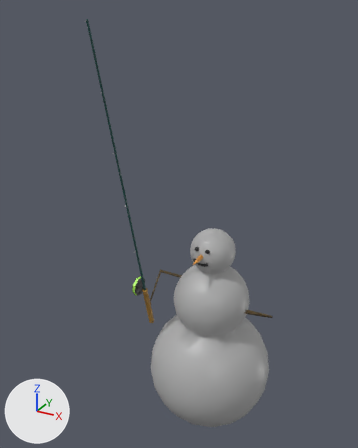
Before and after pictures for a commit that changed the glTF model public/models/fisherman.glb.
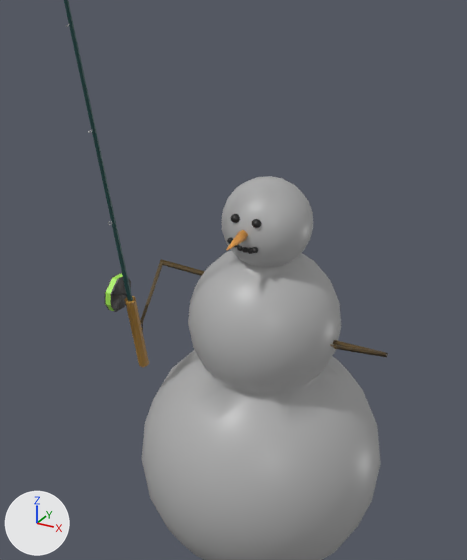
Each version appears first whole from a 50 mm camera at (2.81, -6.19, 6.56) aimed at (-0.42, -0.31, 3.62), and next in a close-up on the part from 22% to 87% of the width and 31% to 94% of the height. The axes (+X, +Y, +Z) are drawn at lower left. The lights are the same throughout. Where no turn or scale is listed for an object, it has been applied to the vertices.

The scene before the commit, as lines of its bpy script (objects in view):
```python
me_cube_002 = bpy.data.meshes.new('Cube.002')
me_cube_002.from_pydata(...)  # 481 vertices, 974 faces; spans x 0.0..6.0, y -21.0..242.0, z -49.0..60.0
# faces by material slot: [76, 56, 226, 16, 250, 350]
me_cube_002.materials.append(mat_stick_right_mat)  # brown #513f17
me_cube_002.materials.append(mat_cork_mat_001)  # brown #a27831
me_cube_002.materials.append(mat_reel_mat_001)  # black #353535
me_cube_002.materials.append(mat_string_mat_001)  # green #a4e755
me_cube_002.materials.append(mat_rod_mat_001)  # dark cyan #1d4b49
me_cube_002.materials.append(mat_loops_mat_001)  # grey #a3a3a3
me_icosphere = bpy.data.meshes.new('Icosphere')
me_icosphere.from_pydata(...)  # 522 vertices, 1040 faces; spans x -1.0..1.0, y -1.0..1.0, z 0.0..3.49
me_icosphere.materials.append(mat_snow_mat)  # grey #afafaf
ob_arm_right = bpy.data.objects.new('arm_right', me_cube_002)
ob_arm_right.parent = ob_snowman
ob_arm_right.location = (-0.454, 0.196, 2.413)
ob_arm_right.rotation_euler = (0.945, -0.186, -2.855)  # degrees (54, -11, -164)
ob_arm_right.scale = (0.279, 0.0164, 0.0164)
ob_snowman = bpy.data.objects.new('snowman', me_icosphere)
ob_snowman.location = (0.0, 0.0, 0.0)
```
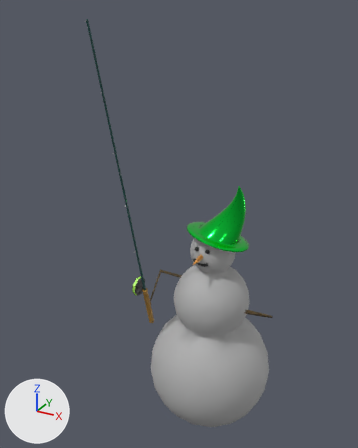
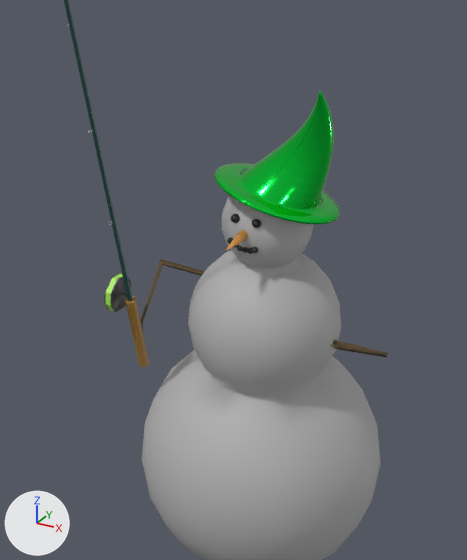
Commit message: add wizard hat

Pixel boxes [x1, y1, x2, y2] of what changed, in the close-ups (467 x 560 px):
'wizard_hat', added (green): after [214, 91, 340, 224]
    faces in mat_hat_mat (green #17e848): [214, 91, 340, 224]

Diff of the bpy script that builds the scene:
```diff
--- a/public/models/fisherman.glb.py
+++ b/public/models/fisherman.glb.py
@@ mat_hat_symbol_mat @@
+mat_hat_symbol_mat = principled_material('hat_symbol_mat')
+mat_hat_symbol_mat.base_color = (0.588, 0.0402, 0.801)  # purple #ca38e7
+mat_hat_symbol_mat.metallic = 1.0
+mat_hat_symbol_mat.roughness = 0.111
@@ mat_hat_mat @@
+mat_hat_mat = principled_material('hat_mat')
+mat_hat_mat.base_color = (0.00884, 0.805, 0.0651)  # green #17e848
+mat_hat_mat.metallic = 1.0
+mat_hat_mat.roughness = 0.113
@@ me_cone_001 @@
+me_cone_001.from_pydata(...)  # 2370 vertices, 4736 faces; spans x -0.483..0.478, y -0.486..0.483, z -0.146..0.88
+# faces by material slot: [4718, 18]
+me_cone_001.materials.append(mat_hat_mat)  # green #17e848
+me_cone_001.materials.append(mat_hat_symbol_mat)  # purple #ca38e7
@@ ob_wizard_hat @@
+ob_wizard_hat = bpy.data.objects.new('wizard_hat', me_cone_001)
+ob_wizard_hat.location = (0.045, 0.066, 3.372)
```
